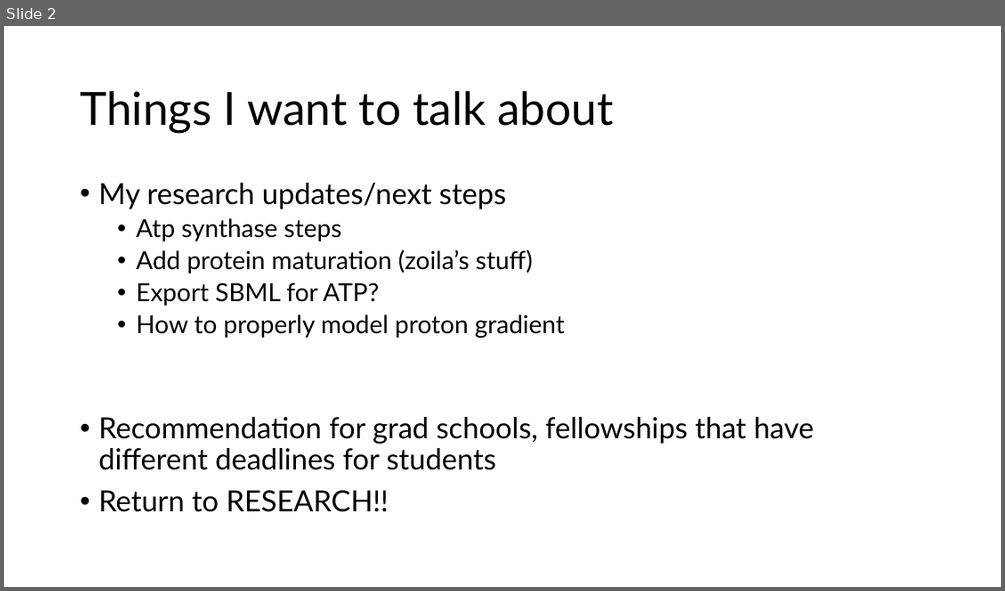
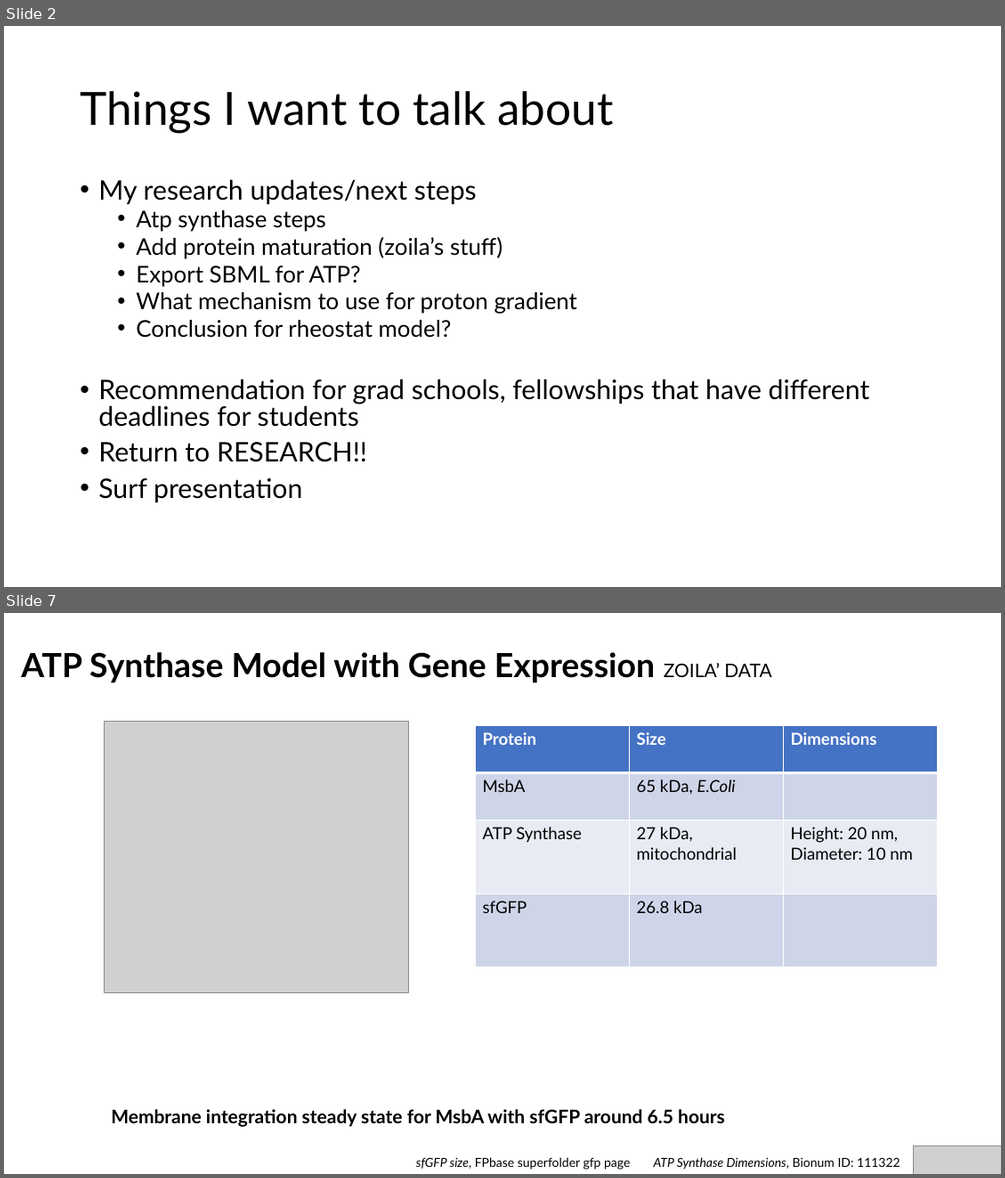
Before and after one commit to AnkitaRoychoudhury/ug_murray, a slide deck: miscellaneous/presentations/202020720_murray_mtg.pptx. Shown one above the other, each under a label of ours: slide 2 before the commit, slides 2 and 7 after it; the slides between them are not shown. The pictures are 1005x591 and 1005x1178 pixels, drawn with LibreOffice and Linux fonts; fonts in the diff are those of the drawing; grey boxes stand for pictures. Boxes give left, top, right and bottom in pixels: in the first picture for what was removed or moved away, otherwise in the second. Text is boxed around its words. In the diff, an @@ line names an element or a change of style, - is before the commit and + after.

```diff
--- a/miscellaneous/presentations/202020720_murray_mtg.pptx
+++ b/miscellaneous/presentations/202020720_murray_mtg.pptx
@@ slide 7 added at (4, 613, 1001, 1174), background #FFFFFF @@
@@ title added at (21, 652, 771, 683), 32 pt, text #000000, bold @@
+ATP Synthase Model with Gene Expression ZOILA’ DATA
@@ picture added at (104, 722, 409, 993) @@
@@ table added at (475, 725, 938, 966), 4 rows, 3 columns @@
+Protein | Size | Dimensions
+MsbA | 65 kDa, E.Coli | 
+ATP Synthase | 27 kDa, mitochondrial | Height: 20 nm, Diameter: 10 nm
+sfGFP | 26.8 kDa | 
@@ text added at (111, 1109, 725, 1127), 18 pt, text #000000, bold @@
+Membrane integration steady state for MsbA with sfGFP around 6.5 hours
@@ picture added at (914, 1145, 1001, 1174) @@
@@ text added at (416, 1157, 630, 1169), 12 pt, text #000000 @@
+sfGFP size, FPbase superfolder gfp page
@@ text added at (654, 1157, 900, 1169), 12 pt, text #000000, italic @@
+ATP Synthase Dimensions, Bionum ID: 111322
@@ slide 2 changed as well @@
@@ text at (98, 179, 870, 462): size 28 to 25.9 pt in "My research updates/next steps", "Recommendation for grad schools, fellowships that have ...", "Return to RESEARCH!!"; size 24 to 22.2 pt in "Atp synthase steps", "Add protein maturation (zoila’s stuff)", "Export SBML for ATP?"; line spacing 0.9 to 0.8 @@
@@ text at (136, 292, 577, 338): text changed; size 24 to 22.2 pt @@
-  • How to properly model proton gradient
+  • What mechanism to use for proton gradient
+  • Conclusion for rheostat model?
@@ text at (98, 478, 302, 503): paragraph added @@
+• Surf presentation
```
Also in this commit, not shown: 1 other slide changed, 9 other slides added, 2 slides removed, 7 other files.
